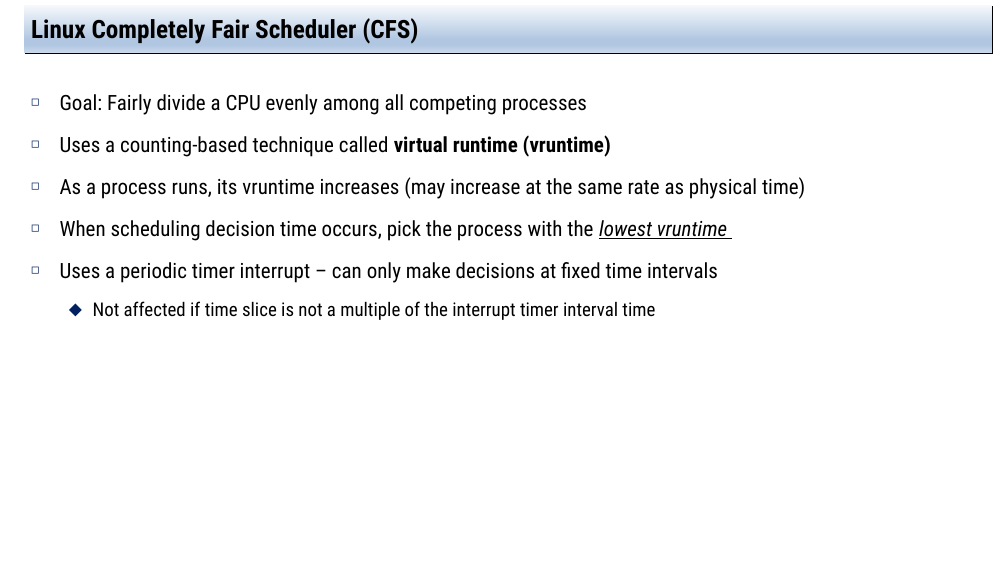
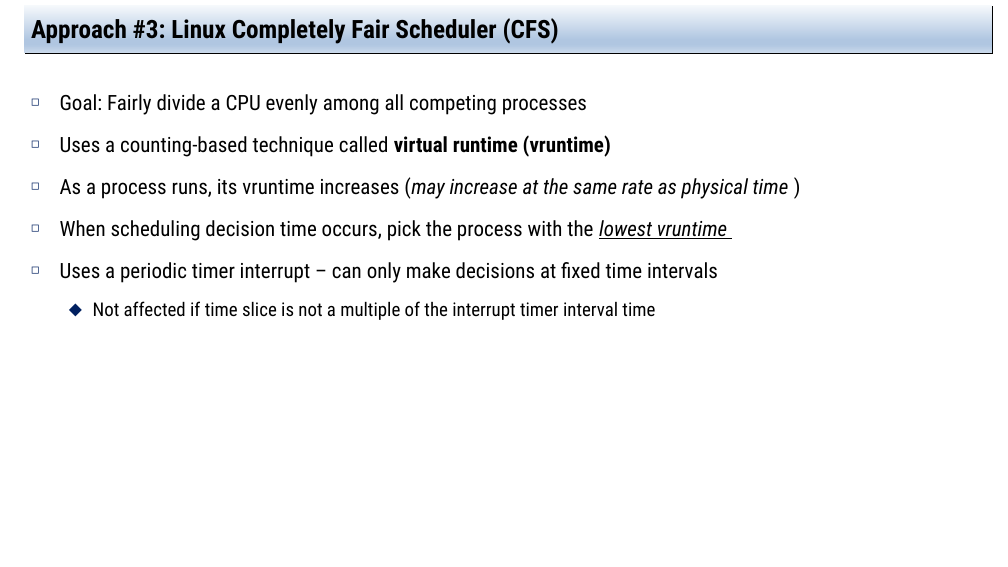
Before and after one commit to jachermocilla/extra-course-materials, a slide deck: slide 17 of cmsc125/ostep/slides/01.Virtualization/09.Scheduling_Proportional_Share.pptx. Drawn at 1008x567 pixels with LibreOffice and Linux fonts; fonts in the diff are those of the drawing. Boxes give left, top, right and bottom in pixels: in the first picture for what was removed or moved away, otherwise in the second. Text is boxed around its words. In the diff, an @@ line names an element or a change of style, - is before the commit and + after.

```diff
--- a/cmsc125/ostep/slides/01.Virtualization/09.Scheduling_Proportional_Share.pptx
+++ b/cmsc125/ostep/slides/01.Virtualization/09.Scheduling_Proportional_Share.pptx
@@ title at (31, 15, 559, 44): text changed @@
-Linux Completely Fair Scheduler (CFS)
+Approach #3: Linux Completely Fair Scheduler (CFS)
@@ text at (60, 177, 789, 199): text changed; italic on @@
-◻ As a process runs, its vruntime increases (may increase at the same rate as physical time)
+◻ As a process runs, its vruntime increases (may increase at the same rate as physical time )
```
Also in this commit, not shown: 8 other slides changed, 1 slide added, 2 other files.
